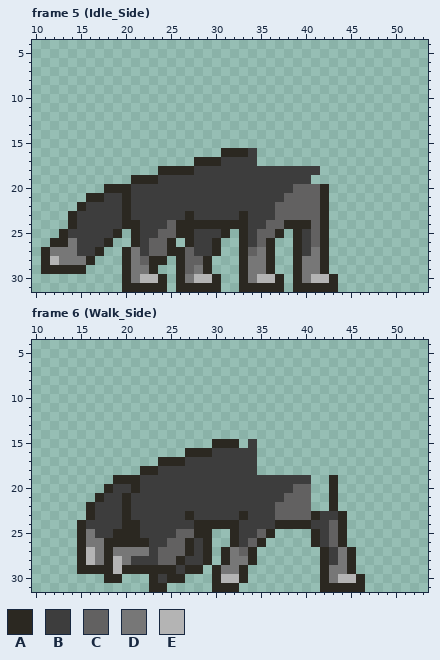
Pixel-art file: assets/lj26b/characters/wolf/wolf.aseprite. Above, as it was before the edit.
64x32 pixels, 175 frames. Shown: frame 5 (Idle_Side): x 10..53, y 4..31; frame 6 (Walk_Side): x 10..53, y 4..31. The old version is drawn lined up with the new one, on the new canvas. The commit also changed other frames, which this record leaves out.
Visible layers, top first: "Body", "Tail".
Palette (. is transparent): A #2b2821  B #3d3d3d  C #626161  D #777777  E #b4b4b4
Pixels before, frame 5 (Idle_Side), first column x 11:
16 ....................AAAB.........
17 .................AAABBBB.........
18 .............AAAABBBBBBBBBBBBBB..
19 ..........AAABBBBBBBBBBBBBBBBB...
20 .......AAABBBBBBBBBBBBBBBBBBCCCA.
21 .....AABBABBBBBBBBBBBBBBBBBCCCCA.
22 ....ABBBBABBBBBBBBBBBBBBBBCCCCCA.
23 ...ABBBBBABBBBBBABBBBBABBBCCCCCA.
24 ...ABBBBBAABBBCAAAAAAAABBCCAAACA.
25 ..ABBBBBA.ABBCCAABBBA.ABCCA.ABCA.
26 .AADBBBA..ABCCA.ABBA..ABCA..ABCA.
27 ADDDBBA..ADBCCAACBBA..ACDA..ABDA.
28 AEDDDA...ADCAA.ACCA...ADDA..ADDA.
29 AAAAA....ADDA..ACDA...ADDA..ADDA.
30 .........ADEEA.ADEEA..ADEEA.ADEEA
31 .........AAAAA.AAAAA..AAAAA.AAAAA
Pixels before, frame 6 (Walk_Side), first column x 15:
15 ...............AAA.B............
16 ............AAABBBBB............
17 .........AAABBBBBBBB............
18 .......AABBBBBBBBBBB............
19 ....AAABBBBBBBBBBBBBBBBBBB..A...
20 ...ABBABBBBBBBBBBBBBBBBBCC..A...
21 ..ABBABBBBBBBBBBBBBBBBBCCC..A...
22 .ABBBABBBBBBBBBBBBBBBBCCCC..A...
23 .ABBBABBBBBBABBBBBABBBCCCCABBA..
24 ABBBBAABBBBBBAAAAABBBBAAAABBCA..
25 ADBBAAABBBBCCAA..ABBCA....ABCA..
26 ADDAAAAABBCCABA..ABCA.....ABCA..
27 AEDADDDDBCCCABA.ADCA.......ABDA.
28 AEDAEDBBBCCABBA.ADDA.......ABDA.
29 AAAAEAAAAAABAA.ADDA........ADDA.
30 ...AA...ABAA...AEEA........ADEEA
31 ........AA.....AAA.........AAAAA
Now the later version:
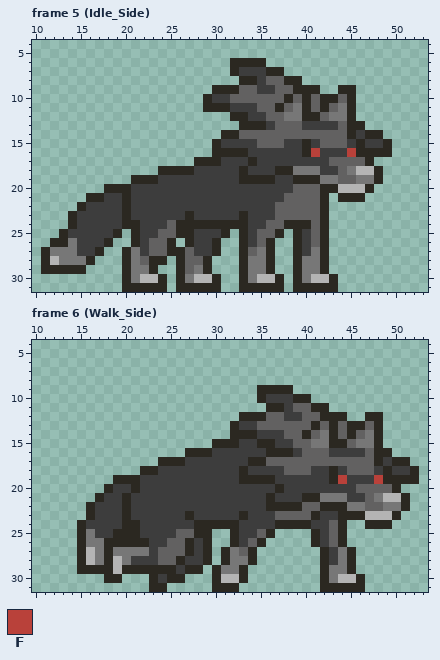
Colours new in this view: F #b9413a
Message: feat: Added Wolf Walk_Side.png
What changed:
canvas 64x32 -> 55x32 (the part of the old canvas that was cut away was empty and is not shown)
Changed rows in their new state; - is an unchanged pixel.
Frame 5 (Idle_Side):
first column x 29:
 6 ---AAAA--------------
 7 ---ABBBAA------------
 8 ----AABCCAA----------
 9 -AAACCBBCCAAA--AA----
10 ABBCCCCCCACACAACA----
11 AAABBBCCACDACACDA----
12 ---AABBCCDDAACDDA----
13 ----AAABCCCBBBBCAA---
14 --AACCCCCCCCCCCCABAA-
15 -ABBBBCCCBBABCCCBABBA
16 -A----BBBBBAFBBBFAAAA
17 -----ABBBBBBBBCCCCA--
18 ----A---AADDDBBCDEEA-
19 ----AAAA--AAADDCCDDA-
20 --------------AEEEA--
21 ---------------AAA---
Frame 6 (Walk_Side):
first column x 32:
 9 ---AAAA--------------
10 ---ABBBAA------------
11 ----AABCCAA----------
12 -AAACCBBCCAAA--AA----
13 ABBCCCCCCACACAACA----
14 AAABBBCCACDACACDA----
15 -B-AABBCCDDAACDDA----
16 ---BAAABCCCBBBBCAA---
17 --AACCCCCCCCCCCCABAA-
18 -A-BBBCCCBBABCCCBABBA
19 -AAAA----BB-FBBBFAAAA
20 -----A-BBBBBBBCCCCA--
21 ----A-BBAADDDBBCDEEA-
22 ----AAAA-CA-ADDCCDDA-
23 -------------AAEEEA--
24 ---------------AAA---
